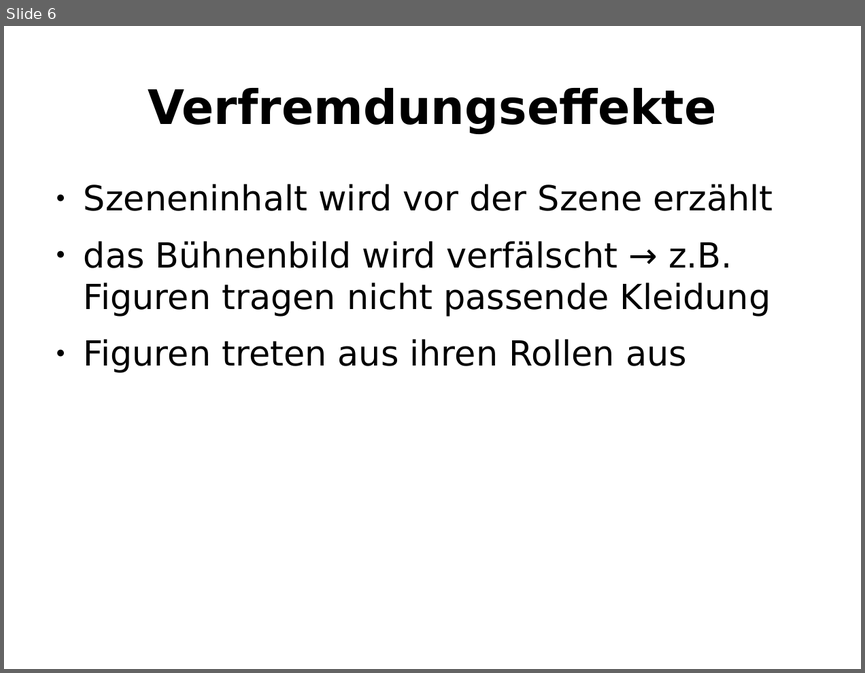
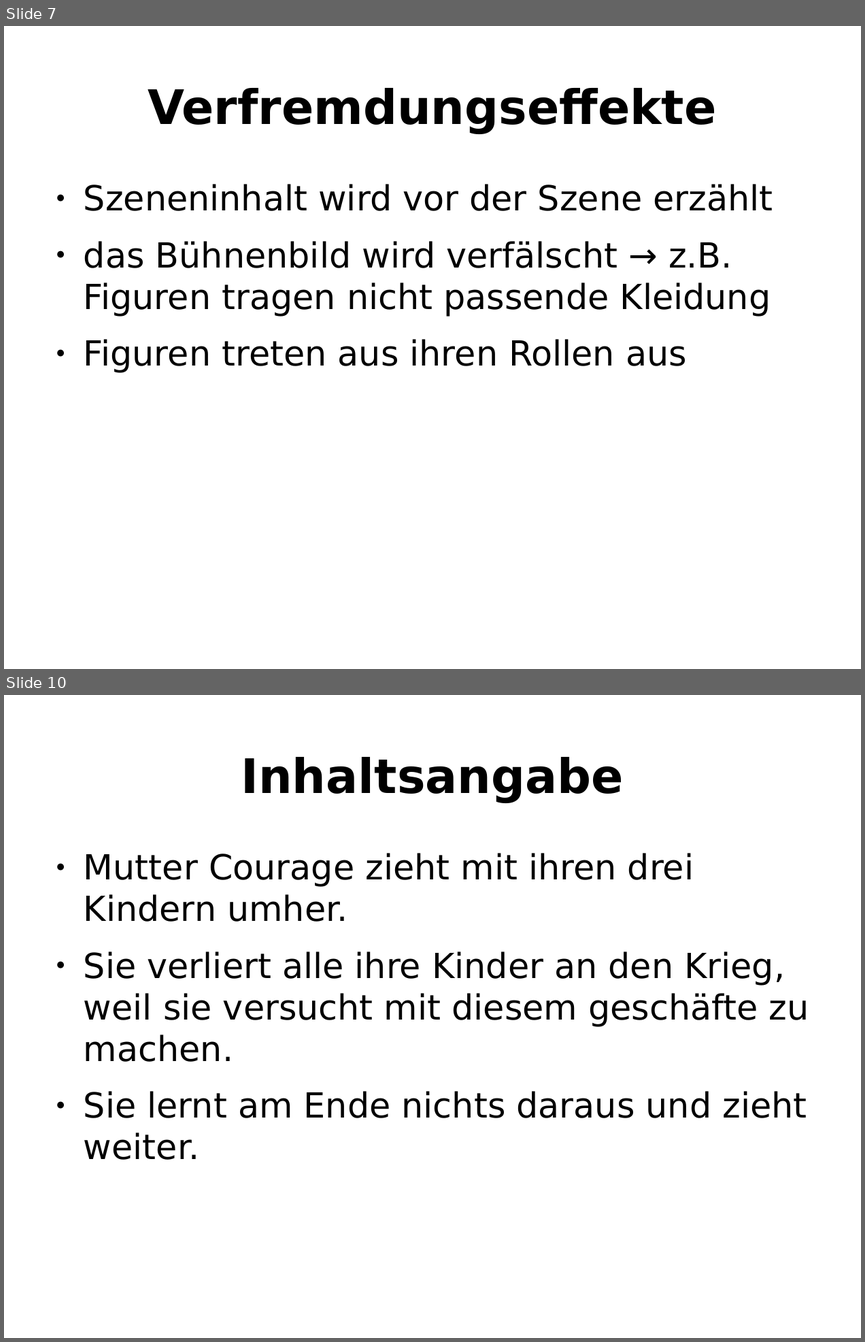
Before and after one commit to onixion/school, a slide deck: Deutsch/Referat_EpischesTheater/powerpoint/main.odp. Shown one above the other, each under a label of ours: slide 6 before the commit, slides 7 and 10 after it; the slides between them are not shown. The pictures are 865x673 and 865x1342 pixels, drawn with LibreOffice and Linux fonts; fonts in the diff are those of the drawing. Boxes give left, top, right and bottom in pixels: in the first picture for what was removed or moved away, otherwise in the second. Text is boxed around its words. In the diff, an @@ line names an element or a change of style, - is before the commit and + after.

```diff
--- a/Deutsch/Referat_EpischesTheater/powerpoint/main.odp
+++ b/Deutsch/Referat_EpischesTheater/powerpoint/main.odp
@@ slide 10 added at (x1=4, y1=695, x2=861, y2=1338), background #FFFFFF @@
@@ title added at (x1=241, y1=757, x2=623, y2=803), 44 pt, text #000000, bold @@
+Inhaltsangabe
@@ text added at (x1=84, y1=853, x2=809, y2=1159), 32 pt, text #000000 @@
+● Mutter Courage zieht mit ihren drei Kindern umher.
+● Sie verliert alle ihre Kinder an den Krieg, weil sie versucht mit diesem geschäfte zu machen.
+● Sie lernt am Ende nichts daraus und zieht weiter.
@@ what was slide 6 is now slide 7 @@
```
Also in this commit, not shown: 2 slides changed, 2 other slides added, 2 slides removed, 2 other files.
